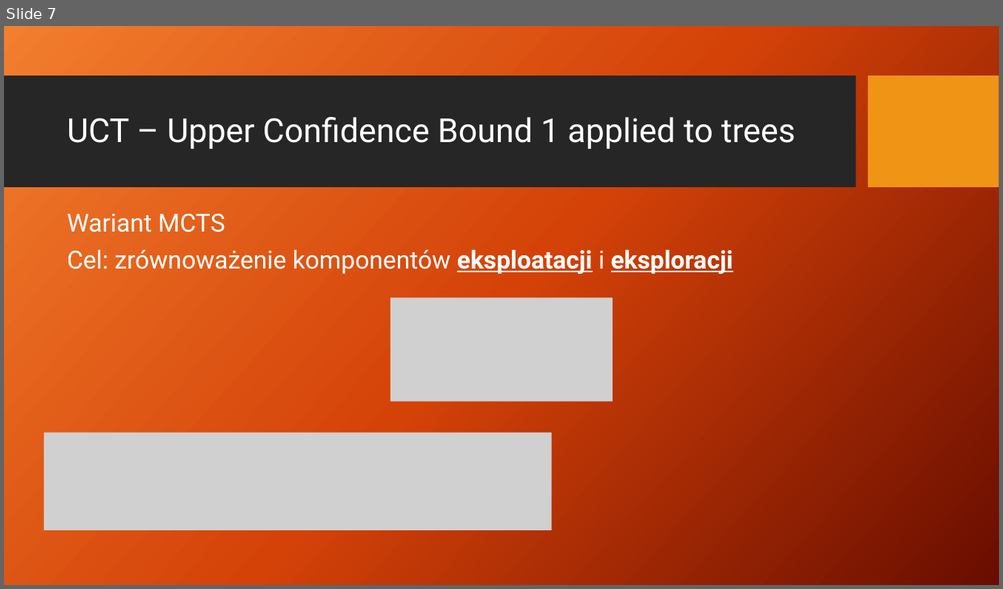
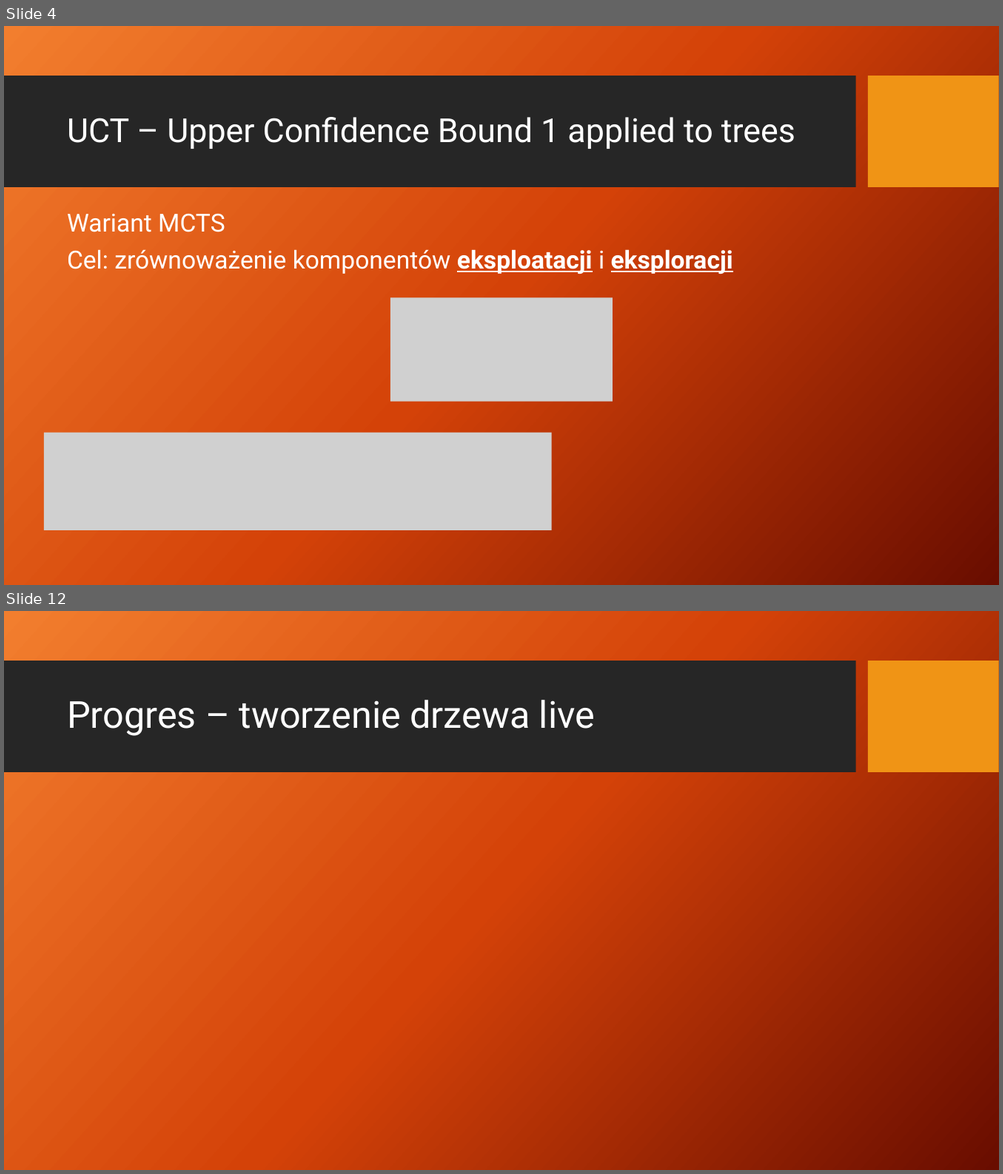
Before and after one commit to patrykf-dev/uct-visualisation-thesis, a slide deck: doc/prezentacja-02/UCT_finish_presentation.pptx. Shown one above the other, each under a label of ours: slide 7 before the commit, slides 4 and 12 after it; the slides between them are not shown. The pictures are 1003x589 and 1003x1174 pixels, drawn with LibreOffice and Linux fonts; fonts in the diff are those of the drawing; grey boxes stand for pictures; background and template pictures are left out. Boxes give left, top, right and bottom in pixels: in the first picture for what was removed or moved away, otherwise in the second. Text is boxed around its words. In the diff, an @@ line names an element or a change of style, - is before the commit and + after.

```diff
--- a/doc/prezentacja-02/UCT_finish_presentation.pptx
+++ b/doc/prezentacja-02/UCT_finish_presentation.pptx
@@ slide 12 added at (4, 611, 999, 1170), background picture (left out); not listed: 2 template elements that a slide beside it also shows @@
@@ title added at (67, 700, 595, 736), 36 pt, text #FFFFFF @@
+Progres – tworzenie drzewa live
@@ what was slide 7 is now slide 4 @@
```
Also in this commit, not shown: 1 slide changed, 11 other slides added, 50 slides removed, 1 other file.
